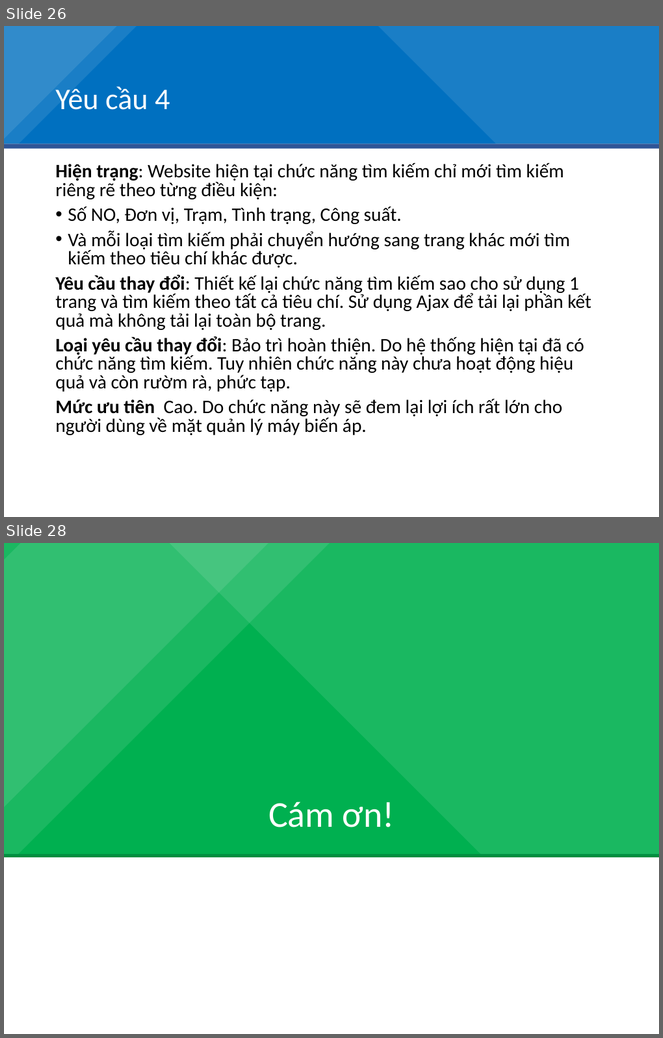
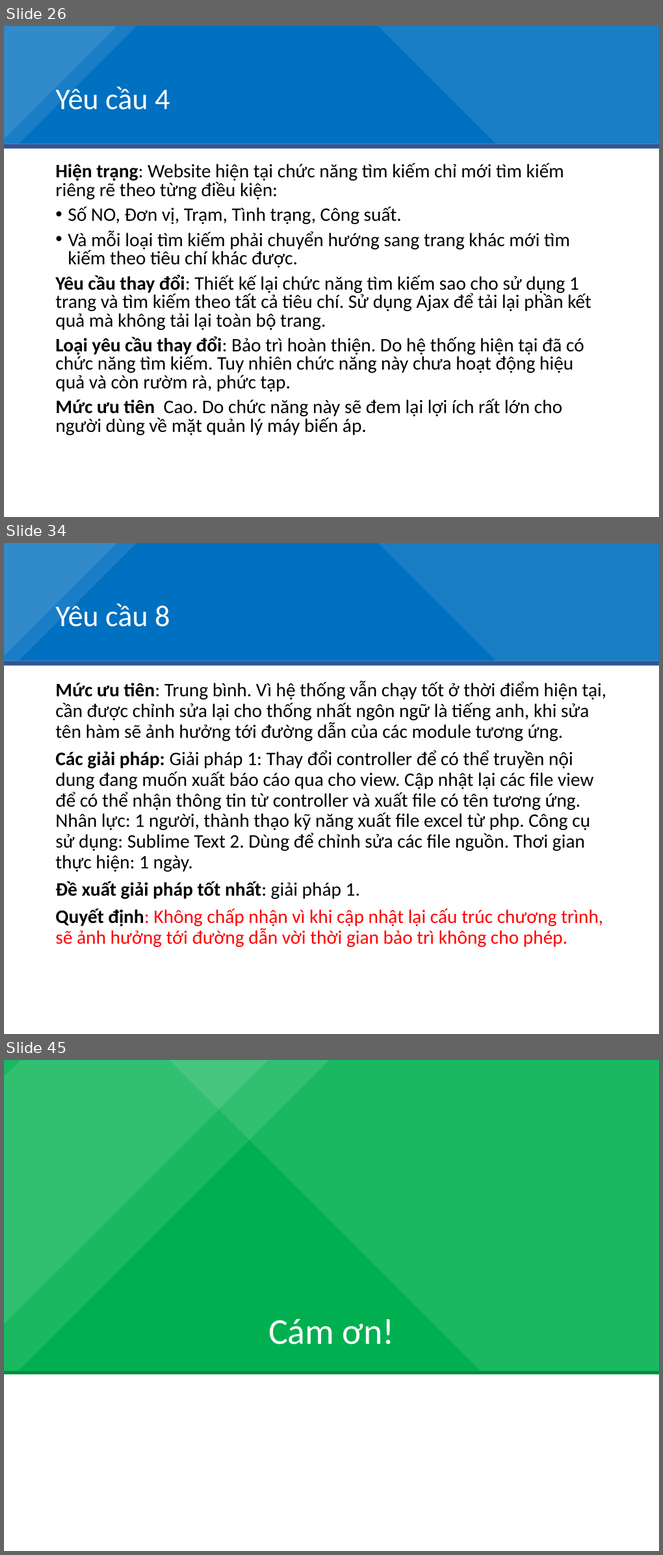
Before and after one commit to duduct/BaoTriPhanMem, a slide deck: BaiTap2/BT01_BT2_Slide.pptx. Shown one above the other, each under a label of ours: slides 26 and 28 before the commit, slides 26, 34 and 45 after it; the slides between them are not shown. The pictures are 663x1038 and 663x1555 pixels, drawn with LibreOffice and Linux fonts; fonts in the diff are those of the drawing. Boxes give left, top, right and bottom in pixels: in the first picture for what was removed or moved away, otherwise in the second. Text is boxed around its words. In the diff, an @@ line names an element or a change of style, - is before the commit and + after.

Commit message:
Cập nhật slide báo cáo
Yêu cầu 6->13,  chính tả phân tích sự tác động.

```diff
--- a/BaiTap2/BT01_BT2_Slide.pptx
+++ b/BaiTap2/BT01_BT2_Slide.pptx
@@ slide 34 added at (4,543,659,1034), background #FFFFFF; not listed: 5 template elements that a slide beside it also shows @@
@@ title added at (55,601,170,627), 33 pt, text #FFFFFF @@
+Yêu cầu 8
@@ text added at (55,681,607,947), 21 pt, text #000000 @@
+Mức ưu tiên: Trung bình. Vì hệ thống vẫn chạy tốt ở thời điểm hiện tại, cần được chỉnh sửa lại cho thống nhất ngôn ngữ là tiếng anh, khi sửa tên hàm sẽ ảnh hưởng tới đường dẫn của các module tương ứng.
+Các giải pháp: Giải pháp 1: Thay đổi controller để có thể truyền nội dung đang muốn xuất báo cáo qua cho view. Cập nhật lại các file view để có thể nhận thông tin từ controller và xuất file có tên tương ứng. Nhân lực: 1 người, thành thạo kỹ năng xuất file excel từ php. Công cụ sử dụng: Sublime Text 2. Dùng để chỉnh sửa các file nguồn. Thơi gian thực hiện: 1 ngày.
+Đề xuất giải pháp tốt nhất: giải pháp 1.
+Quyết định: Không chấp nhận vì khi cập nhật lại cấu trúc chương trình, sẽ ảnh hưởng tới đường dẫn vời thời gian bảo trì không cho phép.
@@ what was slide 28 is now slide 45 @@
```
Also in this commit, not shown: 1 slide changed, 16 other slides added, 1 other file.
